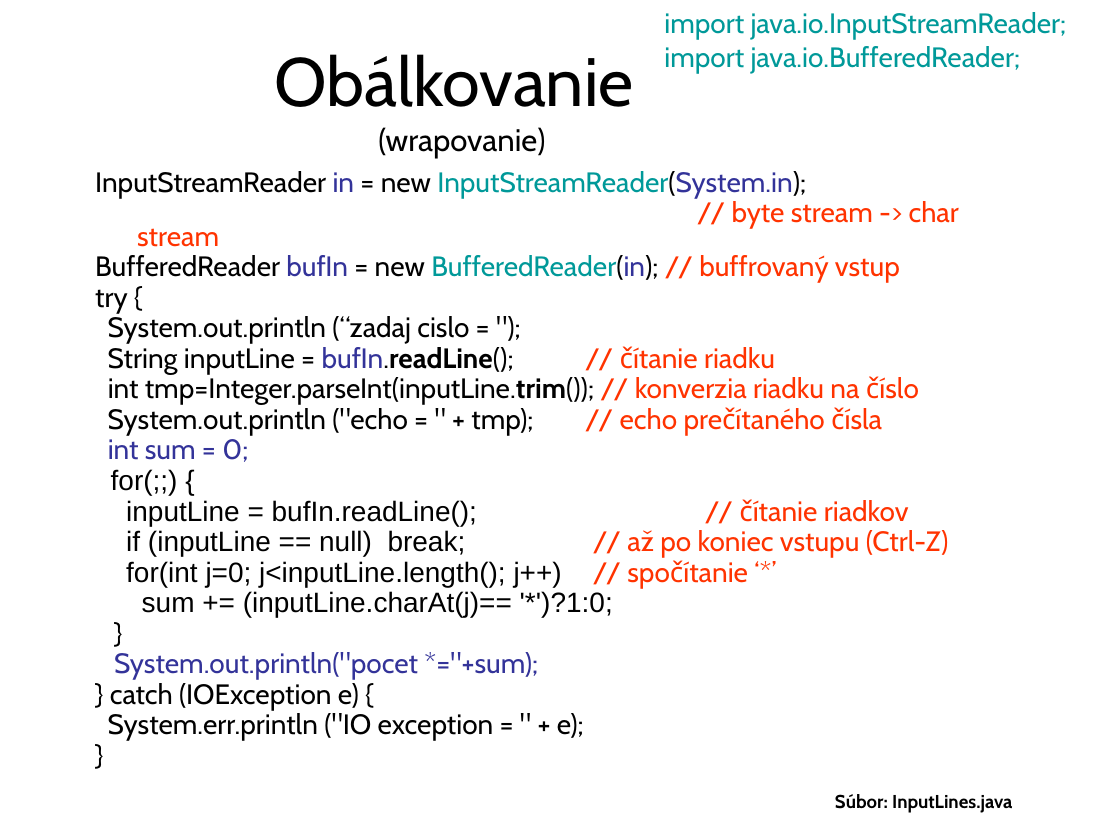
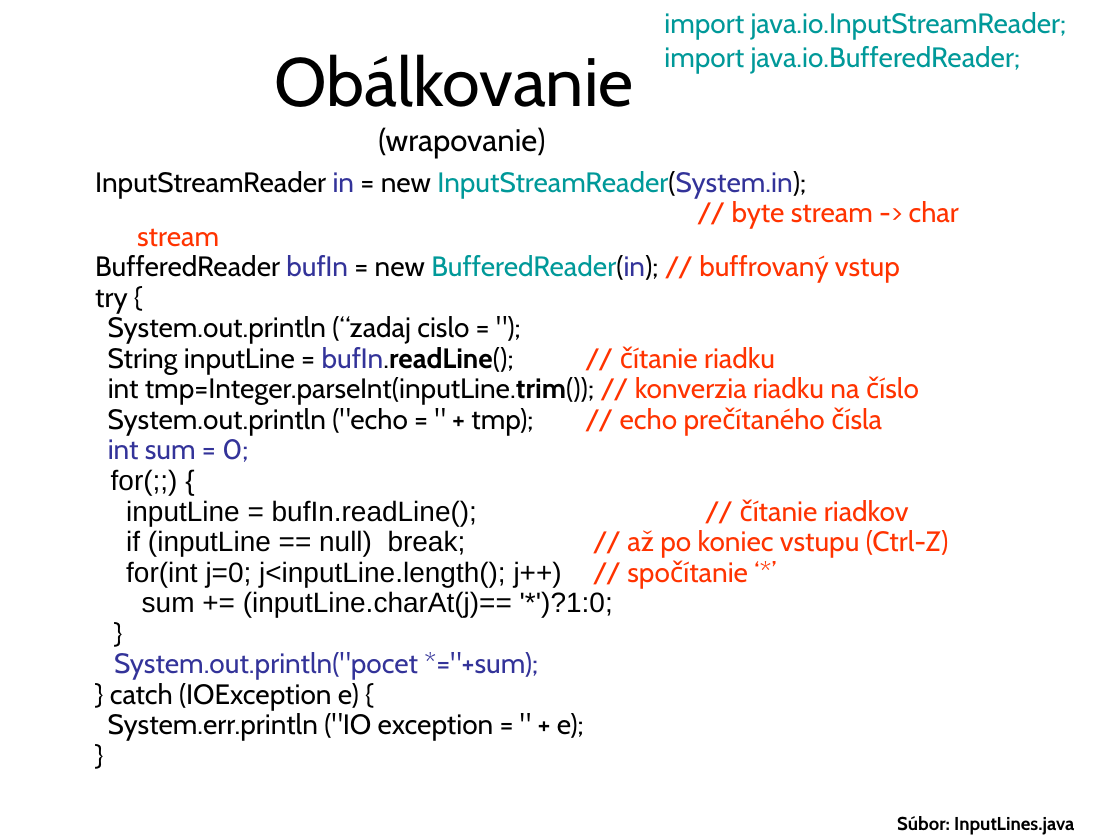
Before and after one commit to Programovanie4/Prednasky, a slide deck: slide 18 of 07/07_java.ppt (slide 16 before the commit). Drawn at 1120x840 pixels with LibreOffice and Linux fonts; fonts in the diff are those of the drawing. Boxes give left, top, right and bottom in pixels: in the first picture for what was removed or moved away, otherwise in the second. Text is boxed around its words. In the diff, an @@ line names an element or a change of style, - is before the commit and + after.

```diff
--- a/07/07_java.ppt
+++ b/07/07_java.ppt
@@ text "Súbor: InputLines.java": place and size @@
-text "Súbor: InputLines.java" at <box>835,794,1012,813</box>
+text "Súbor: InputLines.java" at <box>897,816,1074,835</box>
```
Also in this commit, not shown: 19 other slides changed, 3 slides added, 1 other file.
